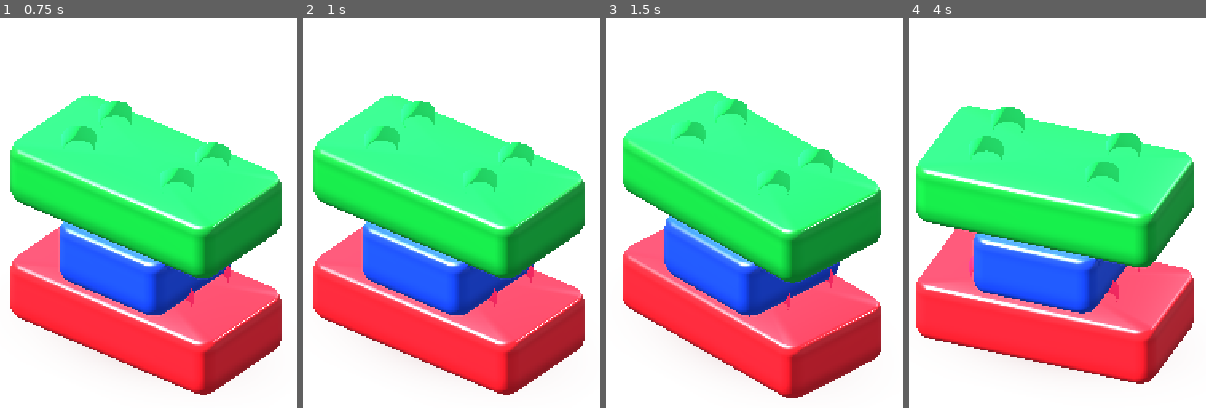
Above: before the commit, frames 1-4 (left to right).
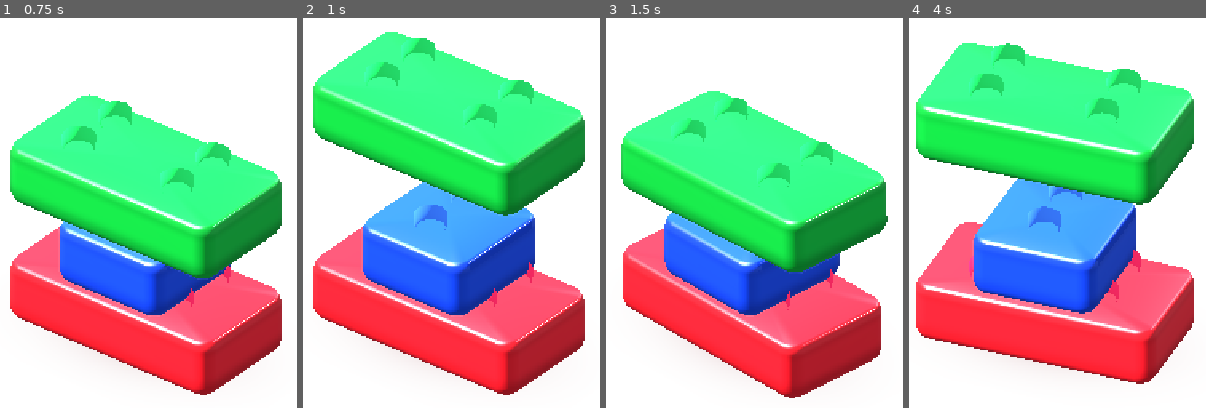
Above: after the commit, the same moments.

Repository: dbrckk/Jelly-bricks
Game: Godot game, scene res://prototypes/single_brick/three_stack.tscn
Two runs of this game, one before a commit and one after it. Both use one fixed random seed, a clock stepped at 60 frames per second and the inputs below. This scene is started directly instead of the project's main scene.
Inputs (mouse positions are in pixels of both pictures, inside the frame that each line leads up to):
- Up to frame 1 (0.75 s): tap Enter at 0.5 s; move the mouse to (243, 193) at 0.52 s; click (243, 193) at 0.67 s
- Up to frame 2 (1 s): no input
- Up to frame 3 (1.5 s): drag from (662, 271) to (730, 392) at 1.27 s
- Up to frame 4 (4 s): move the mouse to (1099, 57) at 2.02 s; click (1099, 57) at 2.17 s; drag from (1033, 392) to (920, 111) at 2.77 s; move the mouse to (1191, 353) at 3.52 s; click (1191, 353) at 3.67 s

Frame 1 is identical in both runs. In frame 2, 39% of the frame differs, in the area x 3-95%, y 3-67%; in frame 3, 8.3%; in frame 4, 41%, in the area x 2-96%, y 6-64%.

Commit message:
fix(prototype): make three-layer impact replayable by tap without breaking orbit

Diff:
--- a/native-godot/prototypes/single_brick/three_stack.gd
+++ b/native-godot/prototypes/single_brick/three_stack.gd
@@ -10,6 +10,13 @@
 var stud_paints: Array[StandardMaterial3D] = []
 var layer_energy := PackedFloat32Array([0.0, 0.0, 0.0])
 var layer_sway := PackedFloat32Array([0.0, 0.0, 0.0])
+# The comparison scene is intentionally static until the player taps.
+# A drag or an orbit gesture must never restart the impact animation.
+const ORBIT_DRAG_THRESHOLD := 14.0
+var pointer_start: Vector2 = Vector2.ZERO
+var pointer_dragged: bool = false
+var tracked_touch: int = -1
+var mouse_held: bool = false
 # The front lip and each support are coupled by delayed, damped waves.
 # Still a deterministic visual approximation: no fake rigid-body claim.
 
@@ -57,6 +64,7 @@
         caps.material_override = caps_mat
         stud_paints.append(caps_mat)
     # The base is the fixed support and the upper brick travels down.
+    # Do not invoke the inherited one-brick flight on interaction.
     _update_camera()
     sample_stack("rest")
 
@@ -127,6 +135,54 @@
         "settled": set_stack_time(3.0)
         _: push_error("Unknown stack state: " + state)
 
+## One complete, user-triggered cycle. Never loop a comparison scene
+## indefinitely: the result should remain still for artistic inspection.
+func replay_stack() -> void:
+    manual_pose = false
+    time_enabled = true
+    set_stack_time(0.0)
+
 func _process(delta: float) -> void:
     if time_enabled and not manual_pose:
-        set_stack_time(fposmod(elapsed + minf(delta, .05), 3.4))
+        # A bounded elapsed time step tolerates stalls / Android app resume.
+        # Normal 30/60 Hz playback follows actual time, not rendered frames.
+        set_stack_time(minf(elapsed + clampf(delta, 0.0, 0.25), 3.0))
+        if elapsed >= 3.0:
+            time_enabled = false
+
+func _unhandled_input(event: InputEvent) -> void:
+    # Override the inherited handler: it controls a SINGLE brick and was
+    # leaving the three-layer animation frozen in the comparison scene.
+    if event is InputEventScreenTouch:
+        if event.pressed:
+            if tracked_touch == -1:
+                tracked_touch = event.index
+                pointer_start = event.position
+                pointer_dragged = false
+        elif event.index == tracked_touch:
+            if not pointer_dragged:
+                replay_stack()
+            tracked_touch = -1
+    elif event is InputEventScreenDrag:
+        if event.index != tracked_touch:
+            return
+        if event.position.distance_to(pointer_start) > ORBIT_DRAG_THRESHOLD:
+            pointer_dragged = true
+        if pointer_dragged:
+            orbit += event.relative.x * 0.003
+            _update_camera()
+    elif event is InputEventMouseButton and event.button_index == MOUSE_BUTTON_LEFT:
+        if event.pressed:
+            mouse_held = true
+            pointer_start = event.position
+            pointer_dragged = false
+        elif mouse_held:
+            if not pointer_dragged:
+                replay_stack()
+            mouse_held = false
+    elif event is InputEventMouseMotion and mouse_held:
+        if event.position.distance_to(pointer_start) > ORBIT_DRAG_THRESHOLD:
+            pointer_dragged = true
+        if pointer_dragged:
+            orbit += event.relative.x * 0.004
+            _update_camera()
